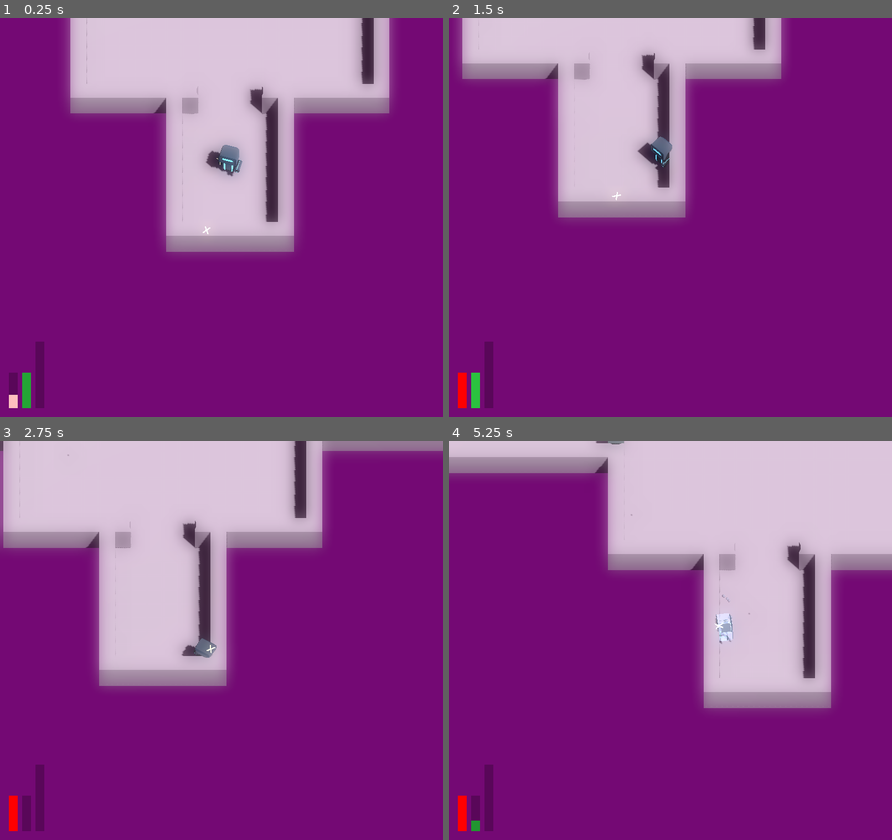
Above: before the commit, frames 1-4 (two rows, left to right).
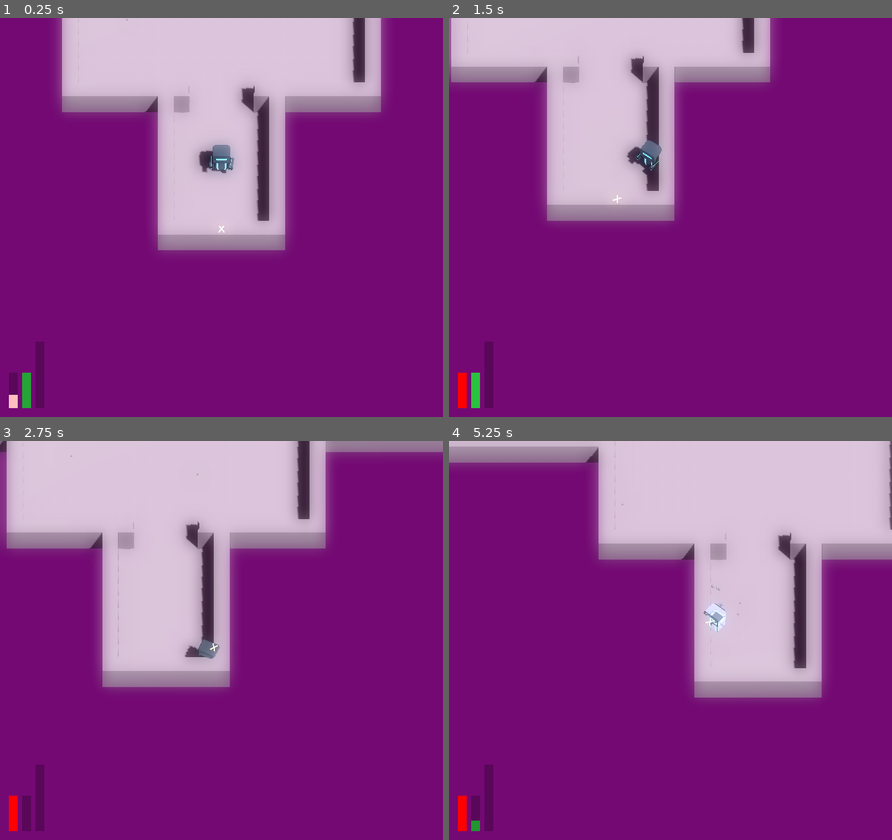
Above: after the commit, the same moments.

Repository: JackEvans24/bullet-absorb
Game: Godot game, scene res://scenes/main.tscn
Same seed, same stepped clock (60 frames per second), same inputs: the game is played once before the commit and once after it.
Inputs (mouse positions are in pixels of both pictures, inside the frame that each line leads up to):
- Up to frame 1 (0.25 s): no input
- Up to frame 2 (1.5 s): move the mouse to (767, 197) at 0.52 s; press the mouse at (767, 197) at 0.53 s; hold D (move_right) 0.53-1.28 s; move the mouse to (581, 237) at 1.27 s; release the mouse at (581, 237) at 1.28 s; hold S (move_back) from 1.28 s (still down); tap Ctrl (absorb) at 1.35 s
- Up to frame 3 (2.75 s): click (132, 660) at 1.55 s; move the mouse to (265, 552) at 2.02 s; release S (move_back) at 2.03 s; press the mouse at (265, 552) at 2.03 s; hold D (move_right) from 2.03 s (still down); tap Space (dash) at 2.1 s
- Up to frame 4 (5.25 s): move the mouse to (648, 720) at 2.77 s; release D (move_right) at 2.78 s; release the mouse at (648, 720) at 2.78 s; hold W (move_forward) 2.78-3.53 s; click (648, 720) at 2.85 s; move the mouse to (803, 700) at 3.52 s; press the mouse at (803, 700) at 3.53 s; hold A (move_left) 3.53-5.03 s; move the mouse to (537, 580) at 4.27 s; release the mouse at (537, 580) at 4.28 s; tap Ctrl (absorb) at 4.35 s; click (537, 580) at 4.55 s; move the mouse to (692, 640) at 5.02 s; press the mouse at (692, 640) at 5.03 s; hold S (move_back) from 5.03 s (still down); tap Space (dash) at 5.1 s

The runs differ from the first frame. In frame 1, 7.3% of the frame differs, in the area x 13-89%, y 0-59%; in frame 2, 8.1%; in frame 3, 2.7%; in frame 4, 13%, in the area x 0-100%, y 0-68%.

Commit message:
feat: aim arm towards fire point

Diff:
--- a/prefabs/player/player.tscn
+++ b/prefabs/player/player.tscn
@@ -138,7 +138,8 @@
 
 [node name="Aim" type="Node" parent="."]
 script = ExtResource("10_gaav5")
-fire_point_ref = NodePath("../Pivot/FirePoint")
+pivot_ref = NodePath("../Pivot")
+arm_cannon_ref = NodePath("../Pivot/PlayerModel/Arm_Left")
 aim_point_ref = NodePath("../Pivot/Reticule/Mesh")
 cooldown = 0.01
 bullet_scene = ExtResource("5_twt6l")
@@ -195,11 +196,7 @@
 default_material = ExtResource("21_yrqox")
 recovery_material = ExtResource("21_yrqox")
 
-[node name="fusion_bot" parent="Pivot" instance=ExtResource("23_m7jo1")]
-transform = Transform3D(-1.74846e-08, 0, 0.4, 0, 0.4, 0, -0.4, 0, -1.74846e-08, 0, 0, 0)
-
-[node name="FirePoint" type="Node3D" parent="Pivot"]
-transform = Transform3D(1, 0, 0, 0, 1, 0, 0, 0, 1, -0.64, 0, -1)
+[node name="PlayerModel" parent="Pivot" instance=ExtResource("23_m7jo1")]
 
 [node name="HurtParticles" type="GPUParticles3D" parent="Pivot"]
 cast_shadow = 0
@@ -248,3 +245,5 @@
 
 [node name="CollisionShape3D" type="CollisionShape3D" parent="HitDetection"]
 shape = ExtResource("7_iumbl")
+
+[editable path="Pivot/PlayerModel"]
--- a/prefabs/player/player_body.tscn
+++ b/prefabs/player/player_body.tscn
@@ -1,39 +1,46 @@
-[gd_scene load_steps=8 format=3 uid="uid://cvcrnrlmmv7qr"]
+[gd_scene load_steps=8 format=3 uid="uid://bkexk607fieqm"]
 
 [ext_resource type="PackedScene" uid="uid://cya6vorsdg1em" path="res://models/player/fusion_bot.glb" id="1_uryam"]
 [ext_resource type="Material" uid="uid://hh5rgca6j4cq" path="res://materials/player/player_body_default.tres" id="2_b5lf6"]
-[ext_resource type="Material" uid="uid://cmco3s0yygsdu" path="res://materials/player/player_detail.tres" id="3_mbe5n"]
+[ext_resource type="Material" uid="uid://cmco3s0yygsdu" path="res://materials/player/player_body_detail.tres" id="3_wyqam"]
 [ext_resource type="Material" uid="uid://daj230qkurmwj" path="res://materials/player/player_shine.tres" id="4_4is0i"]
 [ext_resource type="Material" uid="uid://dga7w1qkxh0t3" path="res://materials/darkness.tres" id="5_pk8gx"]
-[ext_resource type="Material" uid="uid://dley2mod0wc1b" path="res://materials/player/player_broken.tres" id="6_dltoh"]
-[ext_resource type="PackedScene" uid="uid://dx62vkst3yru6" path="res://prefabs/particles/sparks.tscn" id="7_a24h5"]
+[ext_resource type="Script" path="res://scripts/mechanics/player/aim/arm_cannon.gd" id="6_08jg3"]
+[ext_resource type="PackedScene" uid="uid://cw3xyogbakvqj" path="res://prefabs/particles/fire_fail_particles.tscn" id="7_dt0vy"]
 
-[node name="fusion_bot" instance=ExtResource("1_uryam")]
-transform = Transform3D(0.25, 0, 0, 0, 0.25, 0, 0, 0, 0.25, 0, 0, 0)
+[node name="PlayerModel" instance=ExtResource("1_uryam")]
+transform = Transform3D(0.4, 0, 0, 0, 0.4, 0, 0, 0, 0.4, 0, 0, 0)
 
 [node name="Body" parent="." index="0"]
 surface_material_override/0 = ExtResource("2_b5lf6")
-surface_material_override/1 = ExtResource("3_mbe5n")
+surface_material_override/1 = ExtResource("3_wyqam")
 surface_material_override/2 = ExtResource("4_4is0i")
 surface_material_override/3 = ExtResource("5_pk8gx")
 
-[node name="Arm_Right" parent="." index="1"]
-transform = Transform3D(1, 0, 0, 0, 1, 0, 0, 0, 1, 0, -0.4, 0)
+[node name="Head" parent="." index="1"]
 surface_material_override/0 = ExtResource("2_b5lf6")
-surface_material_override/1 = ExtResource("3_mbe5n")
-surface_material_override/2 = ExtResource("6_dltoh")
-surface_material_override/3 = ExtResource("5_pk8gx")
-
-[node name="Sparks" parent="Arm_Right" index="0" instance=ExtResource("7_a24h5")]
-
-[node name="Head" parent="." index="2"]
-surface_material_override/0 = ExtResource("2_b5lf6")
-surface_material_override/1 = ExtResource("3_mbe5n")
+surface_material_override/1 = ExtResource("3_wyqam")
 surface_material_override/2 = ExtResource("4_4is0i")
 surface_material_override/3 = ExtResource("5_pk8gx")
 
-[node name="Arm_Left" parent="." index="3"]
+[node name="Arm_Left" parent="." index="2" node_paths=PackedStringArray("fire_point", "aim_reference_point")]
 surface_material_override/0 = ExtResource("2_b5lf6")
-surface_material_override/1 = ExtResource("3_mbe5n")
+surface_material_override/1 = ExtResource("3_wyqam")
 surface_material_override/2 = ExtResource("4_4is0i")
 surface_material_override/3 = ExtResource("5_pk8gx")
+script = ExtResource("6_08jg3")
+fire_point = NodePath("FirePoint")
+aim_reference_point = NodePath("ReferencePoint")
+fire_fail_particles_scene = ExtResource("7_dt0vy")
+
+[node name="FirePoint" type="Node3D" parent="Arm_Left" index="0"]
+transform = Transform3D(1, 0, 0, 0, 1, 0, 0, 0, 1, -1.6, 0.5, -2)
+
+[node name="ReferencePoint" type="Node3D" parent="Arm_Left" index="1"]
+transform = Transform3D(1, 0, 0, 0, 1, 0, 0, 0, 1, -1.6, 0.5, -0.8)
+
+[node name="Arm_Right" parent="." index="3"]
+surface_material_override/0 = ExtResource("2_b5lf6")
+surface_material_override/1 = ExtResource("3_wyqam")
+surface_material_override/2 = ExtResource("4_4is0i")
+surface_material_override/3 = ExtResource("5_pk8gx")
--- /dev/null
+++ b/scripts/mechanics/player/aim/arm_cannon.gd
@@ -0,0 +1,19 @@
+class_name ArmCannon extends Node3D
+
+@export var fire_point: Node3D
+@export var aim_reference_point: Node3D
+@export var fire_fail_particles_scene: PackedScene
+
+func initialise_bullet(bullet: Bullet):
+    bullet.global_position = fire_point.global_position
+    bullet.initialise(self.global_basis)
+
+func trigger_fire_fail():
+    var particles = fire_fail_particles_scene.instantiate()
+    add_child(particles)
+    particles.global_position = fire_point.global_position
+
+func aim_towards(reticule_position: Vector3):
+    reticule_position.y = aim_reference_point.global_position.y
+    var reticule_direction = reticule_position - aim_reference_point.global_position
+    look_at(self.global_position + reticule_direction.normalized())
--- a/scripts/mechanics/player/aim/player_aim.gd
+++ b/scripts/mechanics/player/aim/player_aim.gd
@@ -3,7 +3,8 @@
 
 signal bullet_fired
 
-@export var fire_point_ref: NodePath
+@export var pivot_ref: NodePath
+@export var arm_cannon_ref: NodePath
 @export var aim_point_ref: NodePath
 @export var cooldown = 0.05
 @export var bullet_scene: PackedScene
@@ -11,7 +12,8 @@
 
 @onready var controller_aim: ControllerAimDirection = $ControllerAim
 @onready var mouse_aim: MouseAimDirection = $MouseAim
-@onready var fire_point: Node3D = get_node(fire_point_ref)
+@onready var pivot: Node3D = get_node(pivot_ref)
+@onready var arm_cannon: ArmCannon = get_node(arm_cannon_ref)
 @onready var aim_point: Node3D = get_node(aim_point_ref)
 var aim_service: AimDirection
 
@@ -24,14 +26,15 @@
 
 func _ready():
 	aim_service = mouse_aim
-	mouse_aim.player = fire_point
+	mouse_aim.player = pivot
 
 func _process(_delta: float):
 	if not can_aim:
 		return
 
+	arm_cannon.aim_towards(aim_point.global_position)
+
 	var direction = aim_service.get_aim_direction()
-
 	if direction:
 		aim_direction = direction
 
@@ -53,7 +56,7 @@
 	if is_firing:
 		return
 	if not has_ammo:
-		do_fire_failed()
+		arm_cannon.trigger_fire_fail()
 		return
 	is_firing = true
 
@@ -61,24 +64,12 @@
 	var bullet = bullet_scene.instantiate()
 	tree.root.add_child(bullet)
 
-	bullet.global_position = fire_point.global_position
-	bullet.initialise(fire_point.global_basis)
-
-	bullet.rotate_y(get_fire_angle())
+	arm_cannon.initialise_bullet(bullet)
 
 	bullet_fired.emit()
 
 	await tree.create_timer(cooldown).timeout
 	is_firing = false
 
-func get_fire_angle() -> float:
-	var reticule_direction = aim_point.global_position - fire_point.global_position
-	return aim_direction.signed_angle_to(reticule_direction.normalized(), Vector3.UP)
-
-func do_fire_failed():
-	var particles = fire_fail_particles_scene.instantiate()
-	add_child(particles)
-	particles.global_position = fire_point.global_position
-
 func _on_power_count_changed(power_count: int):
 	has_ammo = power_count > 0
Binary file changed: models/player/fusion_bot.glb
Not shown: 1 places in prefabs/player/player.tscn that only renumber resources
